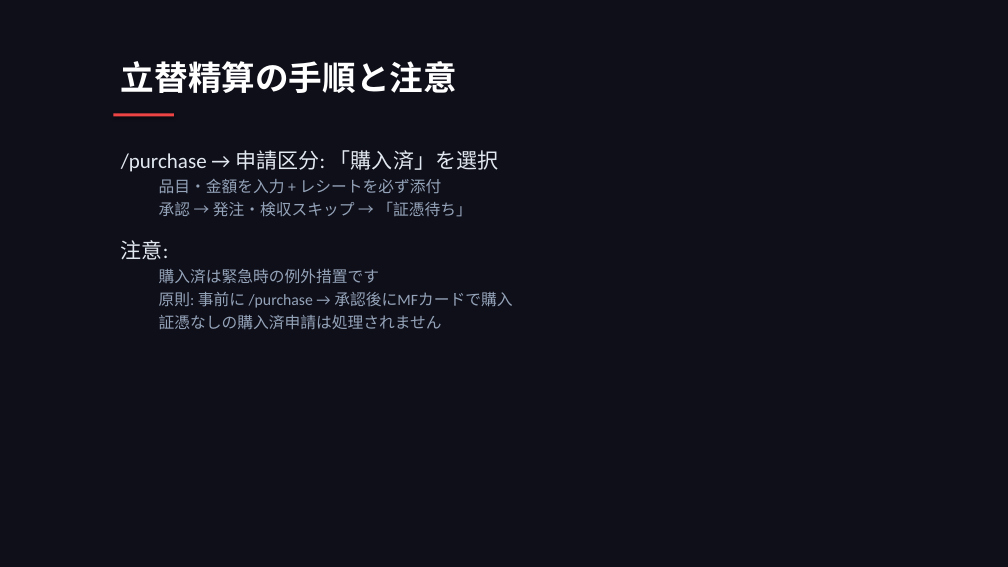
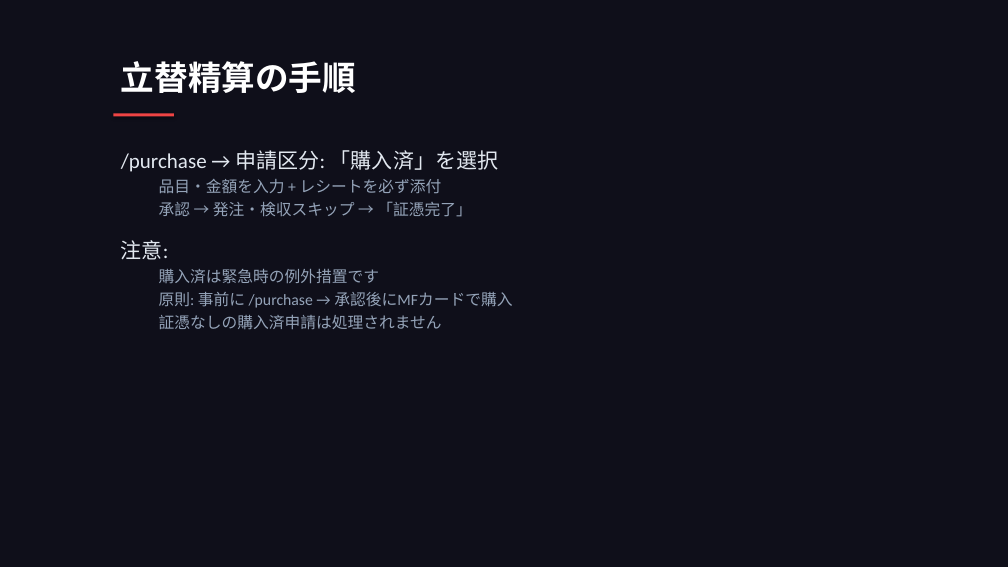
Before and after one commit to takeshiizawa123/next-procurement-poc, a slide deck: slide 15 of docs/user-manual.pptx. Drawn at 1008x567 pixels with LibreOffice and Linux fonts; fonts in the diff are those of the drawing. Boxes give left, top, right and bottom in pixels: in the first picture for what was removed or moved away, otherwise in the second. Text is boxed around its words. In the diff, an @@ line names an element or a change of style, - is before the commit and + after.

```diff
--- a/docs/user-manual.pptx
+++ b/docs/user-manual.pptx
@@ text at <box>121,61,356,93</box>: text changed @@
-立替精算の手順と注意
+立替精算の手順
@@ text at <box>159,201,471,217</box>: text changed @@
-  承認 → 発注・検収スキップ → 「証憑待ち」
+  承認 → 発注・検収スキップ → 「証憑完了」
```
Also in this commit, not shown: 9 other slides changed, 15 slides added, 1 other file.
